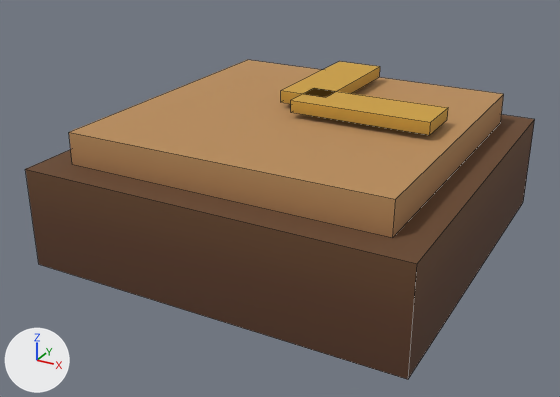
Renders of the Blender file assets/machines/logi_belt_turn.blend from each side of a commit.
Both versions are drawn from a camera (50 mm lens) standing at (1.7, -3.32, 1.82) and looking at (-0.05, -0.14, 0.23). Lighting does not change. The marker at lower left points along +X, +Y and +Z. The older version comes first. Mesh edges are drawn as thin lines.

In view in the first picture: 'logi_belt_turn'.
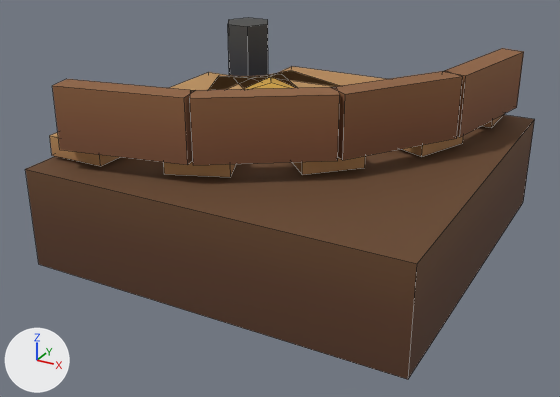
Boxes [x1, y1, x2, y2] around the edits, measured in the pictures (560 x 397 px):
'logi_belt_turn', reshaped (13% taller)
    before: [25, 60, 535, 379]
    after: [25, 18, 535, 379]
part 1 of me_logi_belt_turn, added
    after: [274, 66, 504, 127]
part 2 of me_logi_belt_turn, added
    after: [228, 18, 268, 76]
part 3 of me_logi_belt_turn, reshaped
    before: [69, 60, 504, 238]
    after: [50, 48, 524, 177]

Patch to the scene script:
```diff
--- a/assets/machines/logi_belt_turn.blend.py
+++ b/assets/machines/logi_belt_turn.blend.py
@@ me_logi_belt_turn @@
 # used by ob_logi_belt_turn; location = (0.0, 0.0, 0.0)
-me_logi_belt_turn.from_pydata(...)  # 32 vertices, 24 faces; spans x -0.95..0.95, y -0.95..0.95, z 0.0..0.75
+me_logi_belt_turn.from_pydata(...)  # 97 vertices, 74 faces; spans x -0.95..0.95, y -0.95..0.95, z 0.0..0.9
+# me_logi_belt_turn part 1: a new loose piece, a box spanning x -0.55..0.8, y 0.63..0.93, z 0.52..0.62, in mat_villagepalette (picture img_village_palette_png)
+# me_logi_belt_turn part 2: a new loose piece, a 6-sided cylinder along z spanning x -0.92..-0.64, y 0.66..0.9, z 0.4..0.9, in mat_villagepalette (picture img_village_palette_png)
+# me_logi_belt_turn part 3
+# 19 vertices are removed from x -0.8..0.8, y -0.8..0.8, z 0.5..0.75
+# 18 faces are deleted
+# 5 vertices move from x -0.8..0.7, y 0.12..0.8, z 0.5..0.75 to x -0.63..0.44, y -0.23..0.63, z 0.52..0.62
+# 34 vertices are added at x -0.93..0.88, y -0.88..0.83, z 0.52..0.69
+# 16 new vertices lie (0.0, 0.0, 0.3) away from vertices in x -0.81..0.88, y -0.88..0.81, z 0.6
+# 14 new vertices lie (0.0, 0.0, 0.1) away from vertices in x -0.93..0.73, y -0.8..0.83, z 0.52..0.75
+# 54 new faces join them
 me_logi_belt_turn.materials.append(mat_villagepalette)
```
